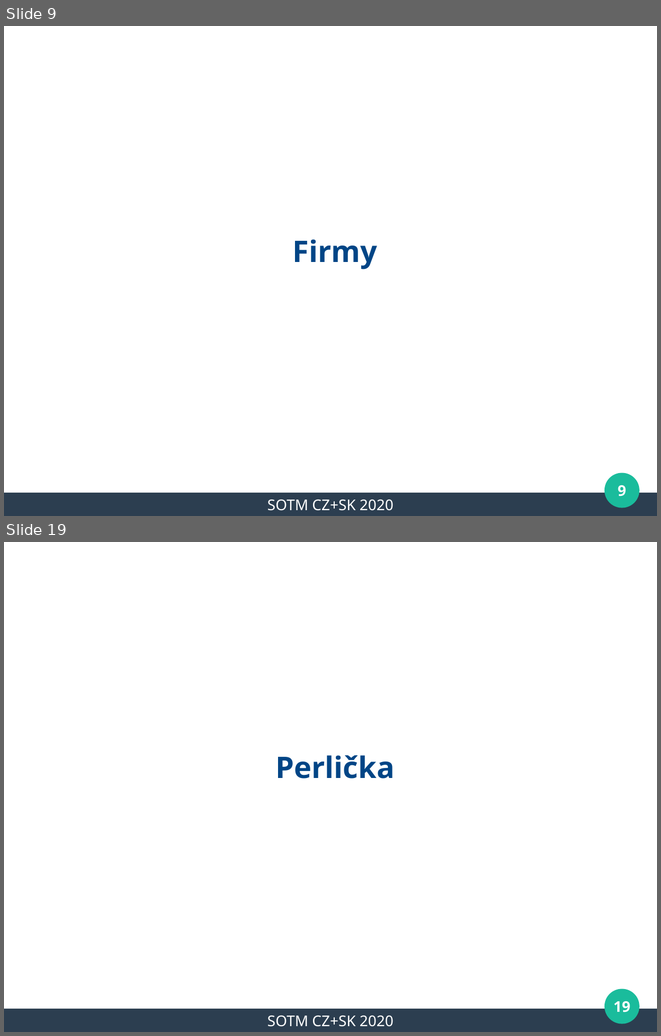
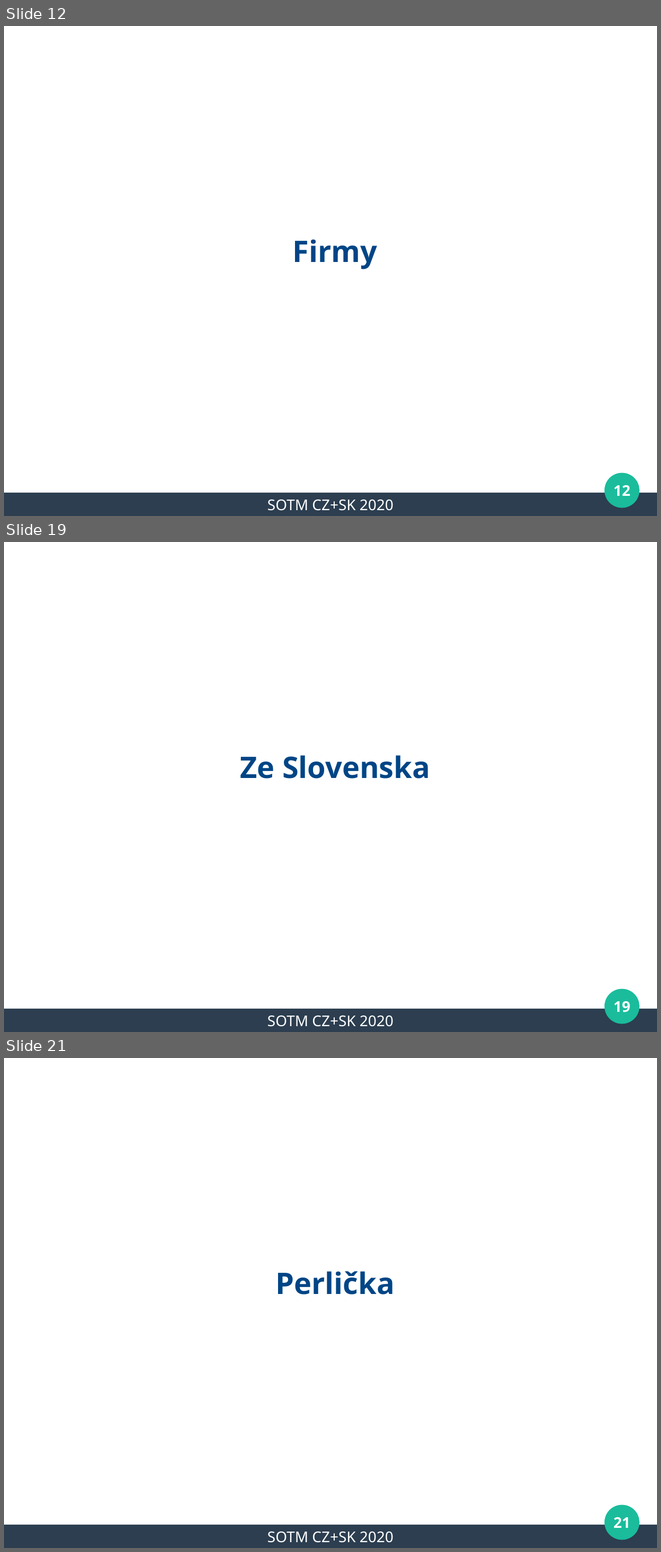
Before and after one commit to mkyral/osm, a slide deck: prezentace/SOTM_CZ_2020/mkyral_WeeklyOSM_2020.odp. Shown one above the other, each under a label of ours: slides 9 and 19 before the commit, slides 12, 19 and 21 after it; the slides between them are not shown. The pictures are 661x1036 and 661x1552 pixels, drawn with LibreOffice and Linux fonts; fonts in the diff are those of the drawing; background and template pictures are left out. Boxes give left, top, right and bottom in pixels: in the first picture for what was removed or moved away, otherwise in the second. Text is boxed around its words. In the diff, an @@ line names an element or a change of style, - is before the commit and + after.

Commit message:
SOTM_2020 - final version

```diff
--- a/prezentace/SOTM_CZ_2020/mkyral_WeeklyOSM_2020.odp
+++ b/prezentace/SOTM_CZ_2020/mkyral_WeeklyOSM_2020.odp
@@ slide 19 added at (x1=4, y1=542, x2=657, y2=1032), background #FFFFFF; not listed: 3 template elements that a slide beside it also shows @@
@@ subtitle added at (x1=240, y1=755, x2=430, y2=778), 36 pt, text #004586, bold @@
+Ze Slovenska
@@ page number added at (x1=614, y1=1001, x2=630, y2=1012), 18 pt, text #FFFFFF, bold @@
+19
@@ text added at (x1=267, y1=1015, x2=394, y2=1026), 18 pt, text #FFFFFF @@
+SOTM CZ+SK 2020
@@ what was slide 9 is now slide 12 @@
@@ page number at (x1=614, y1=484, x2=630, y2=496): text changed @@
-9
+12
@@ what was slide 19 is now slide 21 @@
@@ page number at (x1=614, y1=1516, x2=630, y2=1528): text changed @@
-19
+21
```
Also in this commit, not shown: 8 slides changed, 2 other slides added, 1 slide removed.
